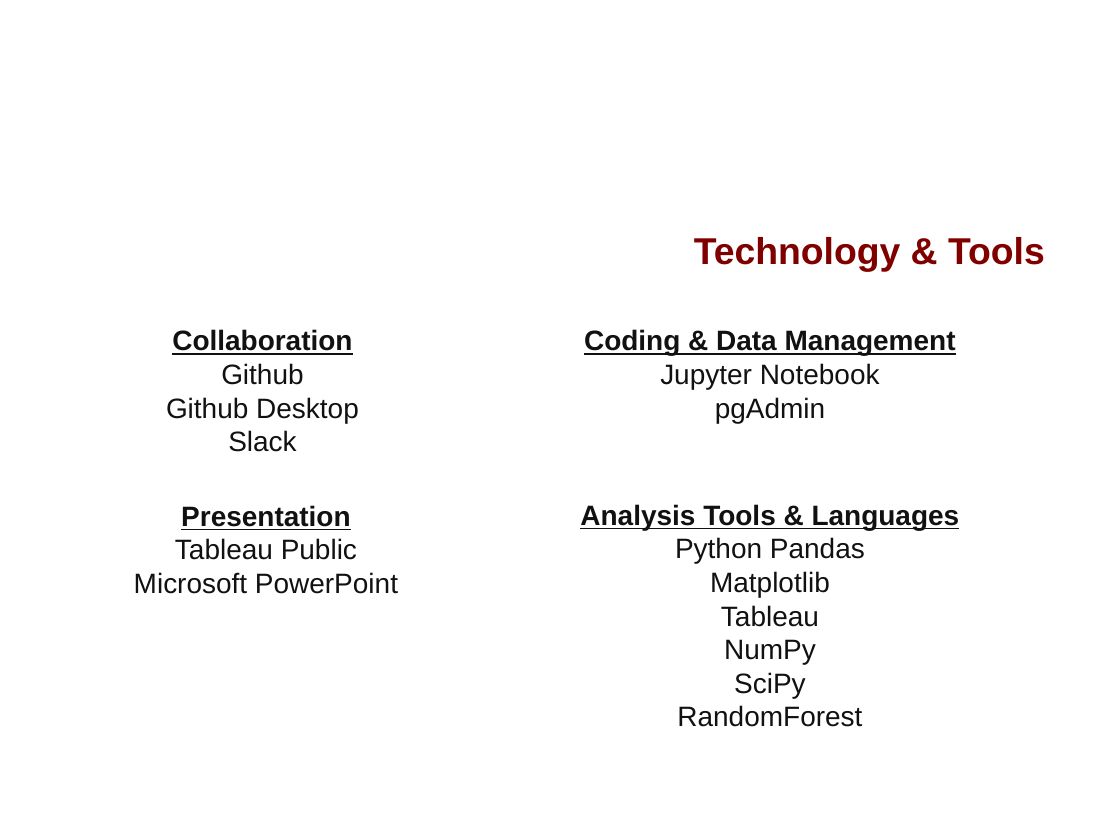
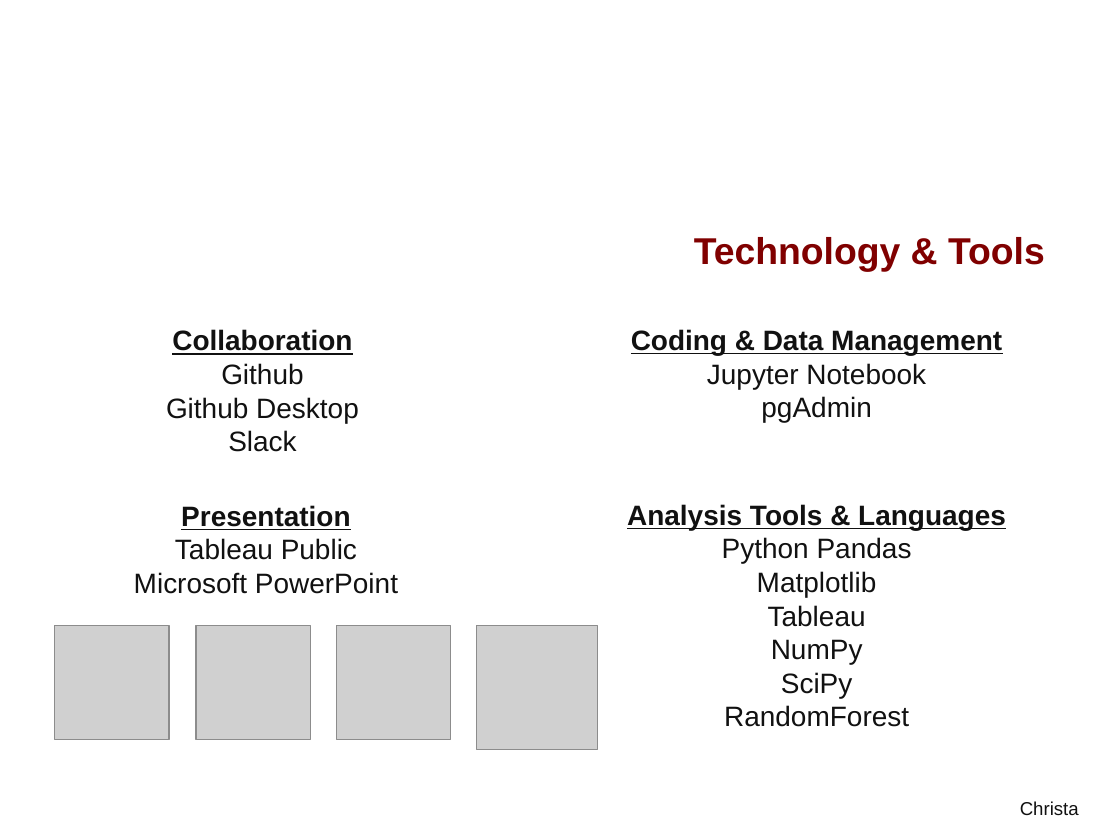
Before and after one commit to davidfashbinder/final_project, a slide deck: slide 8 of Final Presentation.pptx. Drawn at 1120x840 pixels with LibreOffice and Linux fonts; fonts in the diff are those of the drawing; grey boxes stand for pictures; background and template pictures are left out. Boxes give left, top, right and bottom in pixels: in the first picture for what was removed or moved away, otherwise in the second. Text is boxed around its words. In the diff, an @@ line names an element or a change of style, - is before the commit and + after.

```diff
--- a/Final Presentation.pptx
+++ b/Final Presentation.pptx
@@ text "Coding & Data Management": place and size @@
-text "Coding & Data Management" at box(584, 329, 956, 423)
+text "Coding & Data Management" at box(631, 329, 1002, 422)
@@ text "Analysis Tools & Languages": place and size @@
-text "Analysis Tools & Languages" at box(580, 504, 960, 727)
+text "Analysis Tools & Languages" at box(627, 504, 1006, 727)
@@ picture added at box(55, 625, 169, 739) @@
@@ picture added at box(196, 625, 310, 739) @@
@@ picture added at box(337, 625, 451, 739) @@
@@ picture added at box(477, 625, 597, 749) @@
@@ text added at box(1020, 801, 1079, 815), 12 pt, text #111111 @@
+Christa
```
Also in this commit, not shown: 8 other slides changed, 7 slides added, 2 slides removed.
